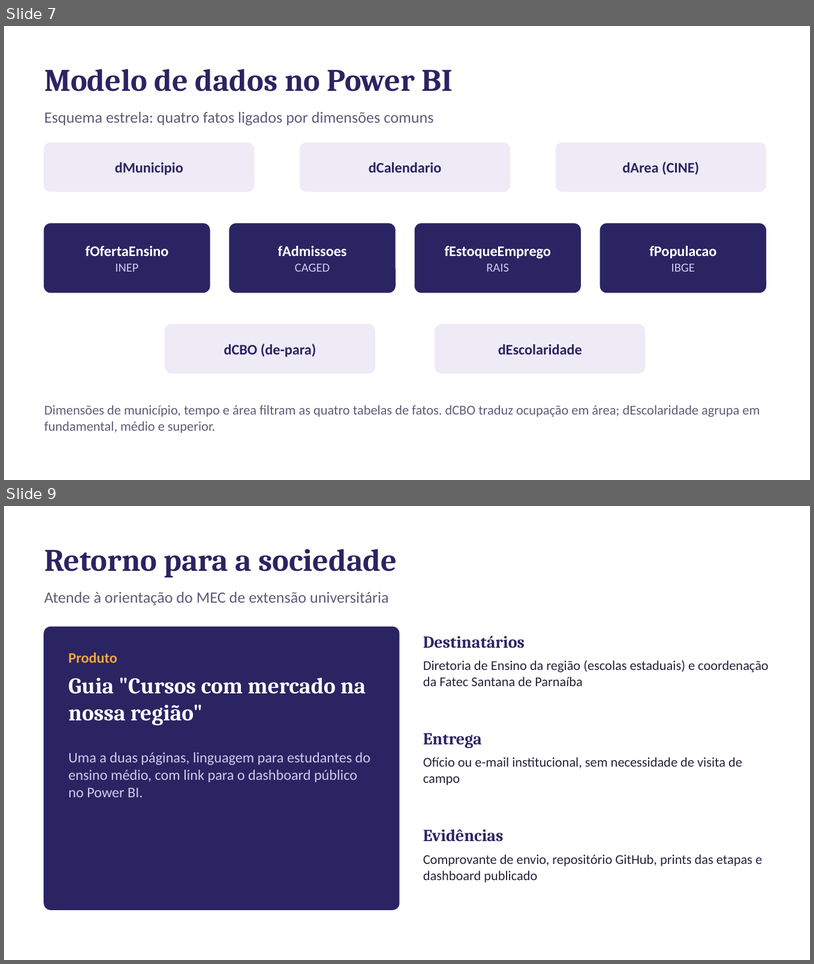
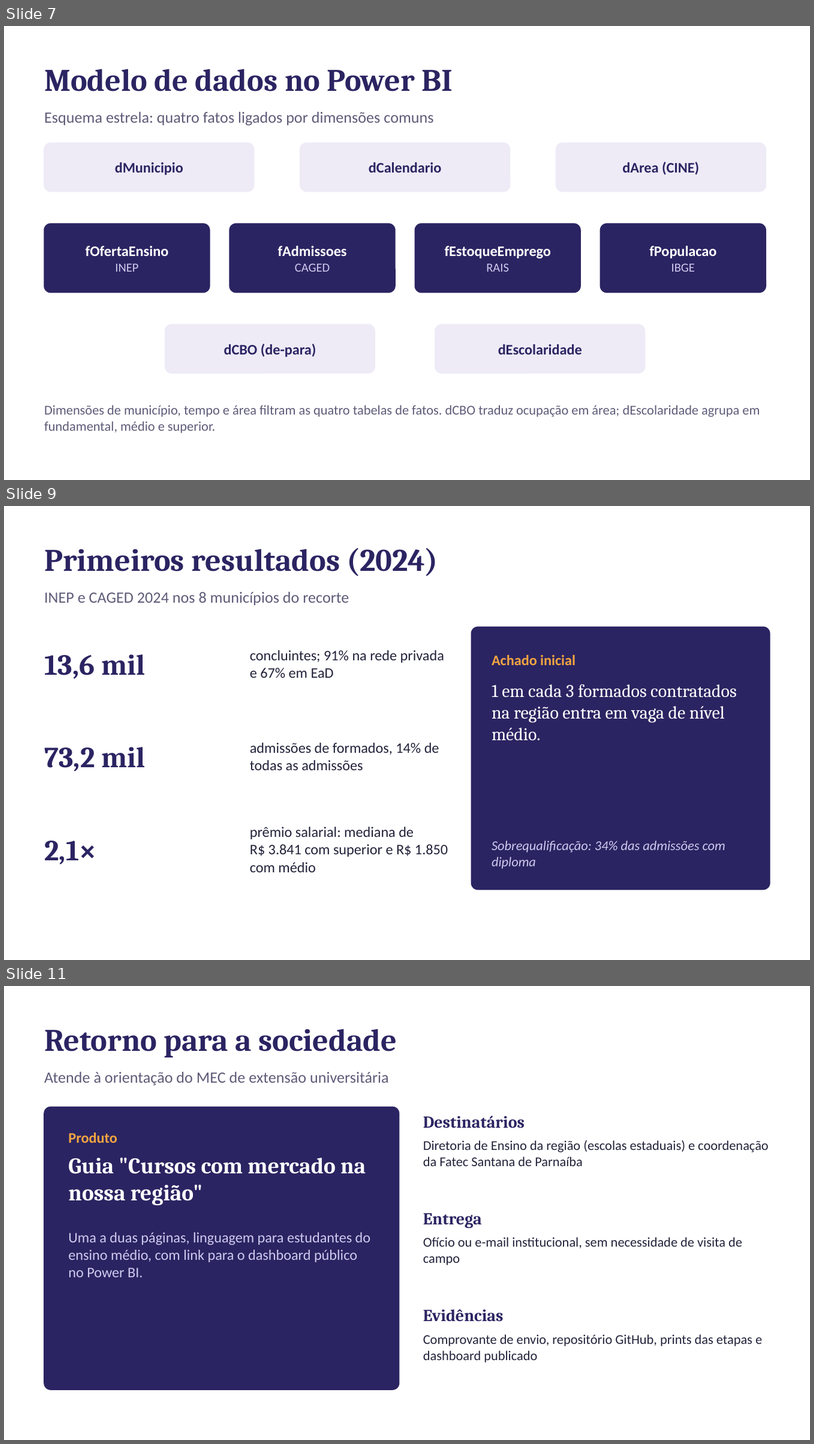
Before and after one commit to guilherme-ndo/projetointegrador-ii, a slide deck: docs/apresentacao_pi2.pptx. Shown one above the other, each under a label of ours: slides 7 and 9 before the commit, slides 7, 9 and 11 after it; the slides between them are not shown. The pictures are 814x964 and 814x1444 pixels, drawn with LibreOffice and Linux fonts; fonts in the diff are those of the drawing. Boxes give left, top, right and bottom in pixels: in the first picture for what was removed or moved away, otherwise in the second. Text is boxed around its words. In the diff, an @@ line names an element or a change of style, - is before the commit and + after.

```diff
--- a/docs/apresentacao_pi2.pptx
+++ b/docs/apresentacao_pi2.pptx
@@ slide 9 added at (x1=4, y1=506, x2=810, y2=960), background #FFFFFF @@
@@ text added at (x1=44, y1=548, x2=438, y2=576), 28 pt, text #2B2462, bold @@
+Primeiros resultados (2024)
@@ text added at (x1=44, y1=592, x2=349, y2=605), 14 pt, text #5E5B78 @@
+INEP e CAGED 2024 nos 8 municípios do recorte
@@ rounded rectangle added at (x1=472, y1=627, x2=770, y2=889), fill #2B2462, outline #2B2462 1 pt @@
@@ text added at (x1=44, y1=654, x2=145, y2=679), 26 pt, text #2B2462, bold @@
+13,6 mil
@@ text added at (x1=250, y1=650, x2=444, y2=678), 13 pt, text #22223A @@
+concluintes; 91% na rede privada e 67% em EaD
@@ text added at (x1=492, y1=655, x2=576, y2=665), 13 pt, text #F2A541, bold @@
+Achado inicial
@@ text added at (x1=492, y1=684, x2=737, y2=740), 16 pt, text #FFFFFF @@
+1 em cada 3 formados contratados na região entra em vaga de nível médio.
@@ text added at (x1=44, y1=747, x2=145, y2=771), 26 pt, text #2B2462, bold @@
+73,2 mil
@@ text added at (x1=250, y1=742, x2=440, y2=770), 13 pt, text #22223A @@
+admissões de formados, 14% de todas as admissões
@@ text added at (x1=250, y1=826, x2=448, y2=872), 13 pt, text #22223A @@
+prêmio salarial: mediana de R$ 3.841 com superior e R$ 1.850 com médio
@@ text added at (x1=44, y1=840, x2=96, y2=864), 26 pt, text #2B2462, bold @@
+2,1×
@@ text added at (x1=492, y1=840, x2=726, y2=868), 12 pt, text #CFCAEF, italic @@
+Sobrequalificação: 34% das admissões com diploma
@@ what was slide 9 is now slide 11 @@
```
Also in this commit, not shown: 3 slides changed, 1 other slide added, 6 other files.
